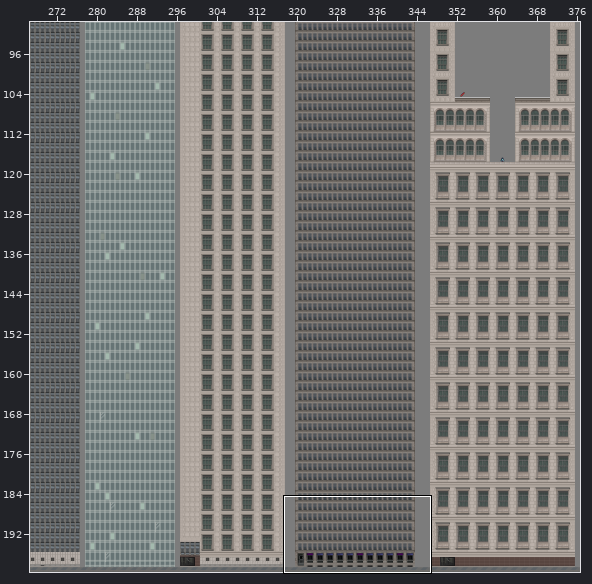
One commit to this Tiled map (JSON): City.tmj. The first picture is a wide view before the edit; the outline marks the close-up.
Close-up. First the earlier version:
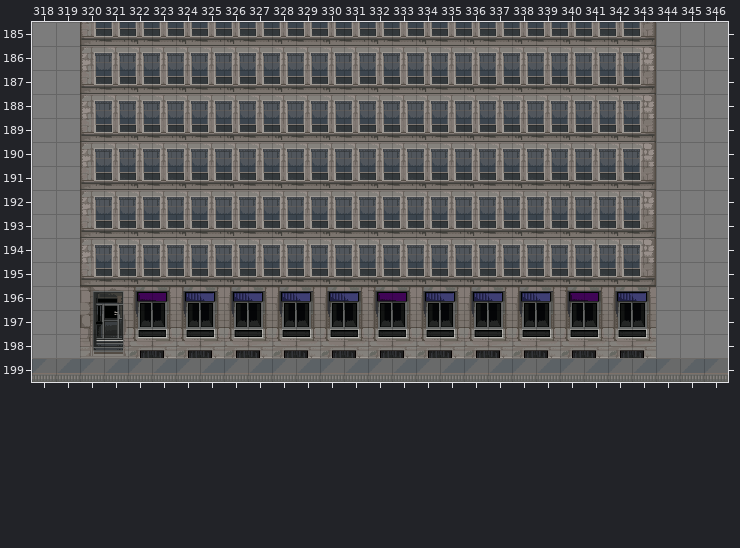
Cells are 32x32 px. Shown: x 318..346, y 185..199. The commit also changed other parts of the map, which this record leaves out.
Now the later version:
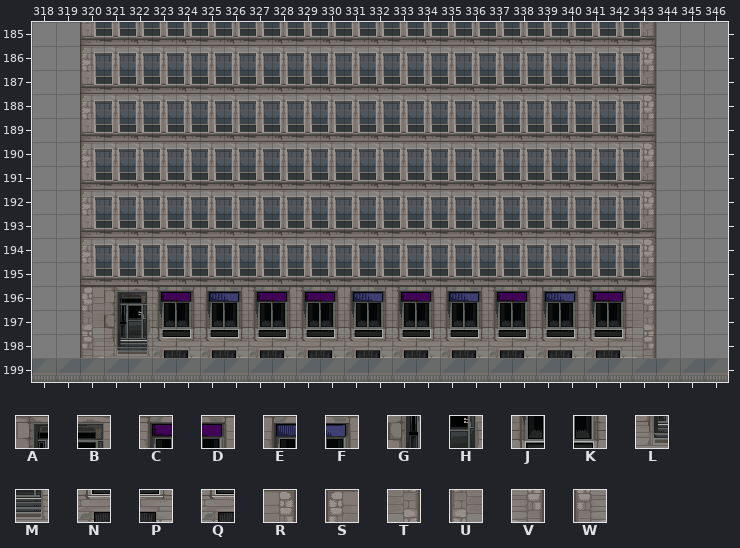
Key: from "CityTilesMain2": A 336, B 337, C 338, D 339, E 340, F 341, G 352, H 353, J 354, K 355, L 368, M 369, N 370, P 371, Q 372, R 440, S 441, T 456, U 457, V 472, W 473.
_ is an empty cell, . an unchanged one.
What changed:
--- layer "City Overlay"
@@ x 320..343 @@
-196 ABCDEFEFEFEFCDEFEFEFCDEF
-197 GHJKJKJKJKJKJKJKJKJKJKJK
-198 LMNPQPQPQPQPNPQPQPQPNPQP
+196 SABCDEFCDCDEFCDEFCDEFCDR
+197 UGHJKJKJKJKJKJKJKJKJKJKT
+198 WLMNPQPNPNPQPNPQPNPQPNPV
